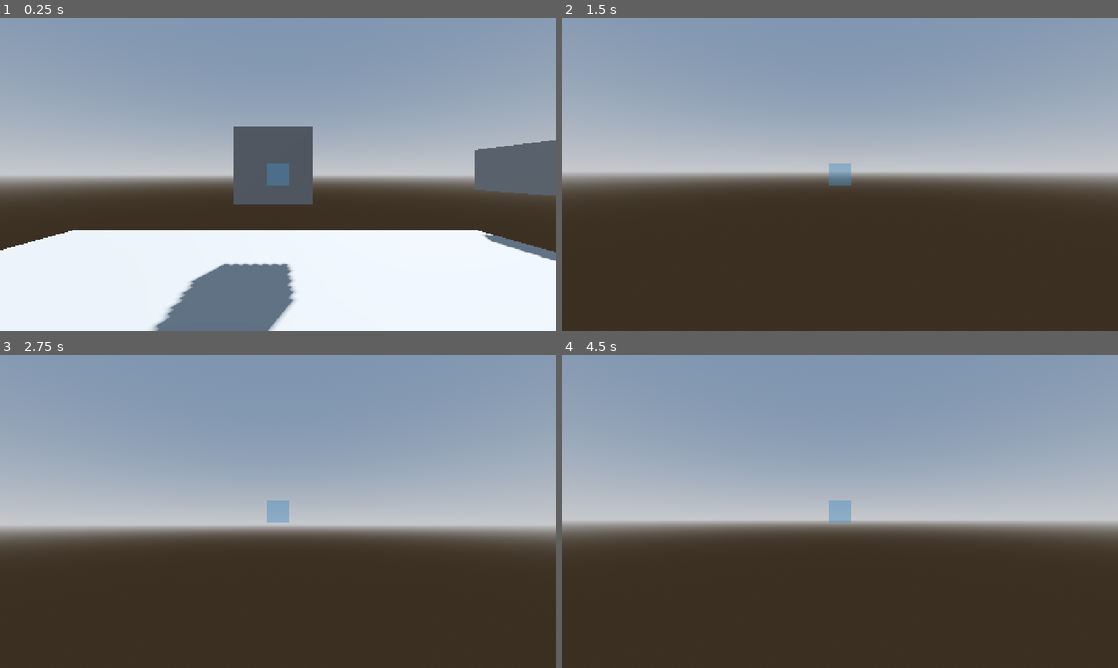
Above: before the commit, frames 1-4 (two rows, left to right).
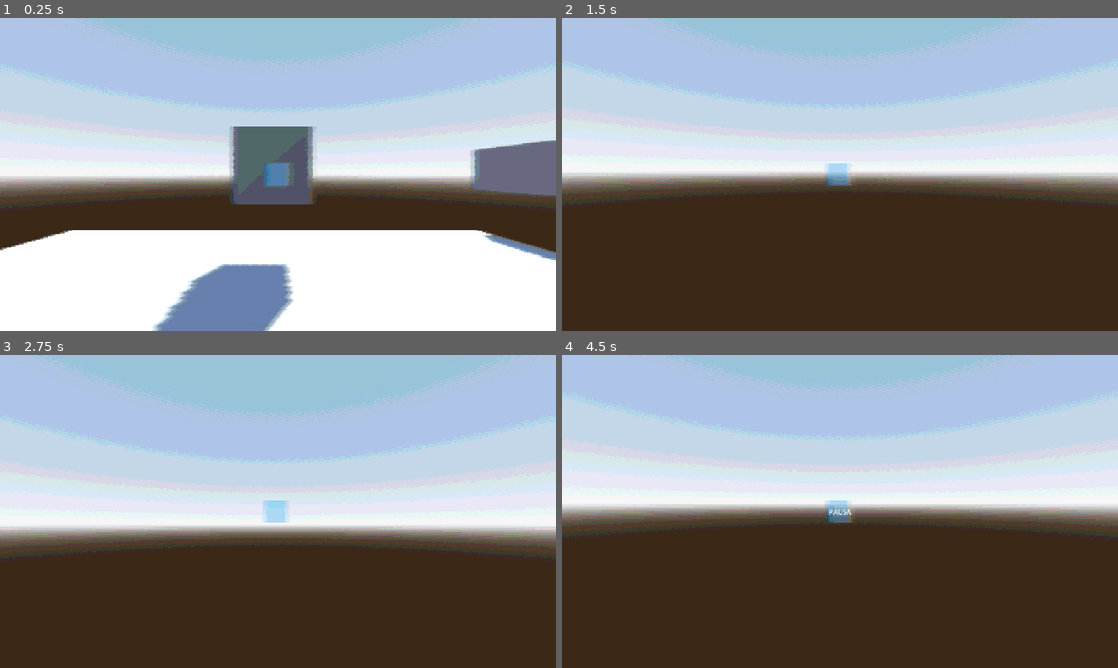
Above: after the commit, the same moments.

Repository: eddndev/promesa-de-porcelana
Game: Godot game, scene res://scenes/main.tscn
The game is run twice, just before and just after one commit, with the same random seed, the same clock (stepped at 60 frames per second) and the same inputs.
Inputs (mouse positions are in pixels of both pictures, inside the frame that each line leads up to):
- Up to frame 1 (0.25 s): no input
- Up to frame 2 (1.5 s): move the mouse to (867, 174) at 0.52 s; hold Space (saltar) 0.53-1.28 s; hold W (adelante) from 0.53 s (still down); move the mouse to (812, 174) at 1.27 s; tap Shift (sigilo) at 1.35 s
- Up to frame 3 (2.75 s): keep holding W (adelante); tap Space (saltar) at 1.52, 1.55, 1.82 s; move the mouse to (289, 505) at 2.02 s; hold Space (saltar) from 2.03 s (still down)
- Up to frame 4 (4.5 s): keep holding W (adelante); move the mouse to (834, 517) at 2.77 s; release Space (saltar) at 2.78 s; tap Shift (sigilo) at 2.85, 4.35 s; tap Space (saltar) at 3.02, 3.05, 3.32 s; move the mouse to (878, 514) at 3.52 s; hold Space (saltar) 3.53-4.28 s; tap Escape (esc, bound only after the commit) at 4.15 s; move the mouse to (795, 508) at 4.27 s

The runs differ from the first frame. In frame 1, 54% of the frame differs, in the area x 0-100%, y 0-100%; in frame 2, 52%; in frame 3, 57%; in frame 4, 59%, in the area x 0-100%, y 0-63%.

Commit message:
Gui+Player fixes+PS1 Shader

Diff:
--- /dev/null
+++ b/main/main_menu.tscn
@@ -0,0 +1,66 @@
+[gd_scene format=3 uid="uid://detcb007d5yj7"]
+
+[ext_resource type="PackedScene" uid="uid://0l2wqfc2mj2u" path="res://scenes/world_config.tscn" id="1_4l7av"]
+[ext_resource type="Script" uid="uid://desvm5mhxxkmx" path="res://scripts/ui/Main_menu.gd" id="1_dhah8"]
+
+[sub_resource type="Theme" id="Theme_4l7av"]
+default_font_size = 48
+
+[node name="MainMenu" type="Node3D" unique_id=1620808465]
+
+[node name="Control" type="Control" parent="." unique_id=453260236]
+layout_mode = 3
+anchors_preset = 15
+anchor_right = 1.0
+anchor_bottom = 1.0
+grow_horizontal = 2
+grow_vertical = 2
+script = ExtResource("1_dhah8")
+
+[node name="Title" type="Label" parent="Control" unique_id=1825160653]
+layout_mode = 1
+offset_right = 422.0
+offset_bottom = 179.0
+theme_override_font_sizes/font_size = 64
+text = "MIERCOLES DE
+CENIZA"
+horizontal_alignment = 1
+
+[node name="VBoxContainer" type="VBoxContainer" parent="Control" unique_id=1899402874]
+layout_mode = 1
+anchors_preset = 4
+anchor_top = 0.5
+anchor_bottom = 0.5
+offset_top = -171.0
+offset_right = 400.0
+offset_bottom = 220.0
+grow_vertical = 2
+theme = SubResource("Theme_4l7av")
+alignment = 1
+
+[node name="New" type="Button" parent="Control/VBoxContainer" unique_id=1316375551]
+layout_mode = 2
+theme_override_font_sizes/font_size = 48
+text = "new game"
+
+[node name="Continue" type="Button" parent="Control/VBoxContainer" unique_id=1792706734]
+layout_mode = 2
+text = "continue"
+
+[node name="Options" type="Button" parent="Control/VBoxContainer" unique_id=1597434005]
+layout_mode = 2
+text = "options"
+
+[node name="Credits" type="Button" parent="Control/VBoxContainer" unique_id=676902588]
+layout_mode = 2
+text = "credits"
+
+[node name="Exit" type="Button" parent="Control/VBoxContainer" unique_id=2144745905]
+layout_mode = 2
+text = "exit"
+
+[node name="Camera3D" type="Camera3D" parent="." unique_id=1418402535]
+
+[node name="WorldConfig" parent="." unique_id=1620453813 instance=ExtResource("1_4l7av")]
+
+[connection signal="pressed" from="Control/VBoxContainer/Exit" to="Control" method="_on_exit_pressed"]
--- /dev/null
+++ b/main/ps1_filter.tscn
@@ -0,0 +1,25 @@
+[gd_scene format=3 uid="uid://cgjnulrqy83ms"]
+
+[ext_resource type="Shader" uid="uid://bxmuw8dcvwu62" path="res://test/PS1.gdshader" id="1_viiww"]
+
+[sub_resource type="ShaderMaterial" id="ShaderMaterial_1k5ow"]
+shader = ExtResource("1_viiww")
+shader_parameter/color_levels = 14.0
+shader_parameter/chromatic_aberration = 0.008
+shader_parameter/blur_amount = 1.0
+shader_parameter/brightness = 1.2
+shader_parameter/saturation = 1.0
+shader_parameter/color_offset_multiplier = 0.0
+shader_parameter/black_offset_multiplier = 0.1
+shader_parameter/color_offset = 0.005
+
+[node name="Ps1Filter" type="CanvasLayer" unique_id=210368560]
+layer = 2
+
+[node name="ColorRect" type="ColorRect" parent="." unique_id=808279634]
+material = SubResource("ShaderMaterial_1k5ow")
+anchors_preset = 15
+anchor_right = 1.0
+anchor_bottom = 1.0
+grow_horizontal = 2
+grow_vertical = 2
--- a/project.godot
+++ b/project.godot
@@ -61,3 +61,8 @@
 "events": [Object(InputEventKey,"resource_local_to_scene":false,"resource_name":"","device":-1,"window_id":0,"alt_press …(195 unchanged characters)…
 ]
 }
+esc={
+"deadzone": 0.2,
+"events": [Object(InputEventKey,"resource_local_to_scene":false,"resource_name":"","device":-1,"window_id":0,"alt_pressed":false,"shift_pressed":false,"ctrl_pressed":false,"meta_pressed":false,"pressed":false,"keycode":0,"physical_keycode":4194305,"key_label":0,"unicode":0,"location":0,"echo":false,"script":null)
+]
+}
--- a/scenes/characters/filberto_player.tscn
+++ b/scenes/characters/filberto_player.tscn
@@ -3,6 +3,8 @@
 [ext_resource type="Script" uid="uid://bglrlmi85br73" path="res://scripts/characters/filberto_player.gd" id="1_mqxfg"]
 [ext_resource type="Script" uid="uid://cqka38cnmi4e3" path="res://scripts/camera.gd" id="2_v0811"]
 [ext_resource type="PackedScene" uid="uid://bctoa7dqfitco" path="res://scenes/ui/gui.tscn" id="3_ljha4"]
+[ext_resource type="PackedScene" uid="uid://ibjptum4b3jm" path="res://scenes/ui/pause.tscn" id="4_s48gs"]
+[ext_resource type="PackedScene" uid="uid://cgjnulrqy83ms" path="res://main/ps1_filter.tscn" id="5_kiqjc"]
 
 [sub_resource type="CapsuleMesh" id="CapsuleMesh_w632o"]
 
@@ -25,3 +27,13 @@
 target_position = Vector3(0, 0, -2.5)
 
 [node name="Gui" parent="." unique_id=944925683 instance=ExtResource("3_ljha4")]
+
+[node name="Pause" parent="." unique_id=2050203930 instance=ExtResource("4_s48gs")]
+
+[node name="Coyote" type="Timer" parent="." unique_id=799927664]
+wait_time = 0.05
+one_shot = true
+
+[node name="Ps1Filter" parent="." unique_id=210368560 instance=ExtResource("5_kiqjc")]
+
+[connection signal="timeout" from="Coyote" to="." method="_on_coyote_timeout"]
--- a/scenes/main.tscn
+++ b/scenes/main.tscn
@@ -2,20 +2,7 @@
 
 [ext_resource type="Script" uid="uid://cbip18dv88h40" path="res://scripts/main.gd" id="1_main_script"]
 [ext_resource type="PackedScene" uid="uid://nsujq4k11b42" path="res://scenes/characters/filberto_player.tscn" id="2_0wfyh"]
-
-[sub_resource type="ProceduralSkyMaterial" id="ProceduralSkyMaterial_1"]
-sky_top_color = Color(0.384314, 0.454902, 0.54902, 1)
-sky_horizon_color = Color(0.64625, 0.65575, 0.67075, 1)
-ground_horizon_color = Color(0.64625, 0.65575, 0.67075, 1)
-
-[sub_resource type="Sky" id="Sky_1"]
-sky_material = SubResource("ProceduralSkyMaterial_1")
-
-[sub_resource type="Environment" id="Environment_1"]
-background_mode = 2
-sky = SubResource("Sky_1")
-tonemap_mode = 2
-glow_enabled = true
+[ext_resource type="PackedScene" uid="uid://0l2wqfc2mj2u" path="res://scenes/world_config.tscn" id="3_sugp2"]
 
 [sub_resource type="BoxMesh" id="BoxMesh_0wfyh"]
 
@@ -24,13 +11,6 @@
 
 [node name="Main" type="Node3D" unique_id=395749443]
 script = ExtResource("1_main_script")
-
-[node name="WorldEnvironment" type="WorldEnvironment" parent="." unique_id=1488438021]
-environment = SubResource("Environment_1")
-
-[node name="DirectionalLight3D" type="DirectionalLight3D" parent="." unique_id=2034997232]
-transform = Transform3D(-0.866025, -0.433013, 0.25, 0, 0.5, 0.866025, -0.5, 0.75, -0.433013, 0, 0, 0)
-shadow_enabled = true
 
 [node name="FilbertoPlayer" parent="." unique_id=192192731 instance=ExtResource("2_0wfyh")]
 transform = Transform3D(1, 0, 0, 0, 1, 0, 0, 0, 1, 0.066977024, 1.4599427, 0.107843116)
@@ -57,3 +37,15 @@
 [node name="Box" type="CSGBox3D" parent="StaticBody3D2" unique_id=208327235]
 use_collision = true
 size = Vector3(10, 1, 10)
+
+[node name="StaticBody3D3" type="StaticBody3D" parent="." unique_id=2033234028]
+transform = Transform3D(1, 0, 0, 0, 1, 0, 0, 0, 1, 0, 4, 10)
+
+[node name="CollisionShape3D" type="CollisionShape3D" parent="StaticBody3D3" unique_id=1009747795]
+shape = SubResource("BoxShape3D_0wfyh")
+
+[node name="Box" type="CSGBox3D" parent="StaticBody3D3" unique_id=2062928745]
+use_collision = true
+size = Vector3(10, 1, 10)
+
+[node name="WorldConfig" parent="." unique_id=1620453813 instance=ExtResource("3_sugp2")]
--- /dev/null
+++ b/scenes/ui/pause.tscn
@@ -0,0 +1,31 @@
+[gd_scene format=3 uid="uid://ibjptum4b3jm"]
+
+[ext_resource type="Script" uid="uid://h8i0peg48nxk" path="res://scripts/pause.gd" id="1_xld5c"]
+
+[node name="Pause" type="CanvasLayer" unique_id=2050203930]
+process_mode = 3
+layer = 3
+script = ExtResource("1_xld5c")
+
+[node name="Control" type="Control" parent="." unique_id=997719527]
+layout_mode = 3
+anchors_preset = 15
+anchor_right = 1.0
+anchor_bottom = 1.0
+grow_horizontal = 2
+grow_vertical = 2
+
+[node name="Label" type="Label" parent="Control" unique_id=735610940]
+layout_mode = 1
+anchors_preset = 8
+anchor_left = 0.5
+anchor_top = 0.5
+anchor_right = 0.5
+anchor_bottom = 0.5
+offset_left = -20.0
+offset_top = -11.5
+offset_right = 20.0
+offset_bottom = 11.5
+grow_horizontal = 2
+grow_vertical = 2
+text = "PAUSA"
--- /dev/null
+++ b/scenes/world_config.tscn
@@ -0,0 +1,24 @@
+[gd_scene format=3 uid="uid://0l2wqfc2mj2u"]
+
+[sub_resource type="ProceduralSkyMaterial" id="ProceduralSkyMaterial_1"]
+sky_top_color = Color(0.384314, 0.454902, 0.54902, 1)
+sky_horizon_color = Color(0.64625, 0.65575, 0.67075, 1)
+ground_horizon_color = Color(0.64625, 0.65575, 0.67075, 1)
+
+[sub_resource type="Sky" id="Sky_1"]
+sky_material = SubResource("ProceduralSkyMaterial_1")
+
+[sub_resource type="Environment" id="Environment_1"]
+background_mode = 2
+sky = SubResource("Sky_1")
+tonemap_mode = 2
+glow_enabled = true
+
+[node name="WorldConfig" type="Node" unique_id=1620453813]
+
+[node name="WorldEnvironment" type="WorldEnvironment" parent="." unique_id=1550588799]
+environment = SubResource("Environment_1")
+
+[node name="DirectionalLight3D" type="DirectionalLight3D" parent="." unique_id=1341619853]
+transform = Transform3D(-0.8660253, -0.4330129, 0.2500001, 0, 0.49999994, 0.86602545, -0.50000024, 0.74999994, -0.43301257, 0, 0, 0)
+shadow_enabled = true
--- a/scripts/camera.gd
+++ b/scripts/camera.gd
@@ -4,10 +4,25 @@
 
 @export var mouse_sensibility : float = 0.005
 
+# Objetos
+
+@onready var raycast : RayCast3D = $RayCast3D
+
 # Funciones
+
+func interact() -> void:
+	# Aqui se programara el comportamiendo de un raycast para interactuar con objetos
+	if raycast.is_colliding():
+		var object = raycast.get_collider()
+		# if object is interactuar:
+		print(object.name)
 
 func _ready() -> void:
 	Input.mouse_mode = Input.MOUSE_MODE_CAPTURED # Aqui se pone para que desaparezca el puntero
+
+func _process(_delta: float) -> void:
+	#interact()
+	pass
 
 func _input(event: InputEvent) -> void:
 	if event is InputEventMouseMotion:
--- a/scripts/characters/filberto_player.gd
+++ b/scripts/characters/filberto_player.gd
@@ -2,13 +2,21 @@
 
 # Variables de movimiento
 
+@export_category("Movimiento")
 @export var speed : float = 425.0
-@export var gravity : float = 85.0
-@export var jump_force : float = 1200.0
+@export var gravity : float = 84.0
+@export var jump_force : float = 1250.0
+
+# Variables
+
+@export_category("Fixes")
+@export var coyote_time : float = .02
+var can_jump : bool = false
 
 # Nodos
 
 @onready var camera : Camera3D = $Camera3D
+@onready var coyote : Timer = $Coyote
 
 # Funciones
 
@@ -32,17 +40,21 @@
 	move_and_slide()
 
 func jump(delta : float) -> void: # Funcion de salto
-	if Input.is_action_pressed("saltar") and is_on_floor():
-		velocity.y += jump_force * delta
+	if is_on_floor(): can_jump = true # Permitir salto
+	elif !is_on_floor() and can_jump:
+		coyote.start(coyote_time)
+	if Input.is_action_pressed("saltar") and can_jump:
+		can_jump = false
+		velocity.y = jump_force * delta
 
 func _process(delta : float) -> void:
 	move_crtl(delta)
 	jump(delta)
 
-func _input(event: InputEvent) -> void:
+func _input(_event: InputEvent) -> void:
 	# Cuando ya no se presiona espacio se divide la velocidad para regular el salto
 	if Input.is_action_just_released("saltar") and velocity.y > 0:
-		velocity.y /= 10
+		velocity.y /= 5
 	# Para ir mas lento
 
 
@@ -57,3 +69,7 @@
 exite otra funcion que es _physics_process(delta) que siempre seran 60 fps (configurable)
 
 """
+
+
+func _on_coyote_timeout() -> void:
+	can_jump = false
--- /dev/null
+++ b/scripts/pause.gd
@@ -0,0 +1,14 @@
+extends CanvasLayer
+
+# Funciones
+
+func _ready() -> void:
+	layer = -2 # Para que las demas capas no interfieran con esta
+	hide()
+
+func _input(_event: InputEvent) -> void:
+	if Input.is_action_just_pressed("esc"):
+		get_tree().paused = not get_tree().paused # Pausar el juego
+		match get_tree().paused: # Definir mostrar/ocultar el menu
+			true: show(); layer = 3; Input.mouse_mode = Input.MOUSE_MODE_VISIBLE
+			false: hide(); layer = -3; Input.mouse_mode = Input.MOUSE_MODE_CAPTURED
--- /dev/null
+++ b/scripts/ui/Main_menu.gd
@@ -0,0 +1,5 @@
+extends Control
+
+
+func _on_exit_pressed() -> void:
+	get_tree().quit()
--- /dev/null
+++ b/test/PS1.gdshader
@@ -0,0 +1,70 @@
+shader_type canvas_item;
+
+uniform sampler2D SCREEN_TEXTURE : hint_screen_texture, filter_linear_mipmap;
+
+// --- UPDATED AESTHETIC PARAMETERS ---
+uniform float color_levels : hint_range(2.0, 128.0) = 14.0;
+uniform float chromatic_aberration : hint_range(0.0, 0.2) = 0.008;
+uniform float blur_amount : hint_range(0.0, 5.0) = 1.0;
+uniform float brightness : hint_range(0.5, 3.0) = 1.2;
+uniform float saturation : hint_range(1.0, 5.0) = 1.0;
+
+// --- UPDATED GLITCH PARAMETERS ---
+uniform float color_offset_multiplier: hint_range(0.0, 0.2) = 0.004;
+uniform float black_offset_multiplier: hint_range(0.0, 0.5) = 0.1;
+uniform float color_offset: hint_range(-0.1, 0.1) = 0.005;
+
+// Noise function
+float noise(vec2 uv, float offset) {
+	return (fract(sin(dot(uv * offset, vec2(12.9898, 78.233))) * 43758.5453) - 0.5) * 2.0;
+}
+
+vec3 rgb_to_yuv(vec3 rgb) {
+	const mat3 RGB_TO_YUV = mat3(vec3(0.299, 0.587, 0.114), vec3(-0.14713, -0.28886, 0.436), vec3(.615, -0.51499, -0.10001));
+	return rgb * RGB_TO_YUV;
+}
+
+vec3 yuv_to_rgb(vec3 yuv) {
+	const mat3 YUV_TO_RGB = mat3(vec3(1.0, 0.0, 1.13983), vec3(1.0, -0.39465, -0.58060), vec3(1.0, 2.03211, 0.0));
+	return clamp(yuv * YUV_TO_RGB, vec3(0.0), vec3(1.0));
+}
+
+void fragment() {
+	vec2 uv = SCREEN_UV;
+
+	// 1. MOVEMENT LOGIC
+	float line_logic = uv.y * 487.0;
+	vec2 noise_coord = vec2(floor(line_logic), fract(line_logic));
+
+	float x_offset = color_offset + noise(noise_coord, TIME) * color_offset_multiplier;
+	float black_offset = noise(noise_coord, TIME + 65.0) * (black_offset_multiplier * 0.01);
+
+	// 2. SAMPLING
+	vec3 col;
+	col.r = texture(SCREEN_TEXTURE, uv + vec2(chromatic_aberration + black_offset, 0.0)).r;
+	col.g = texture(SCREEN_TEXTURE, uv + vec2(black_offset, 0.0)).g;
+	col.b = texture(SCREEN_TEXTURE, uv - vec2(chromatic_aberration - black_offset, 0.0)).b;
+
+	// 3. YUV CHROMATIC SHIFT
+	vec4 color_shifted = textureLod(SCREEN_TEXTURE, uv + vec2(x_offset, 0.0), blur_amount * 0.25);
+	vec3 yuv_base = rgb_to_yuv(col);
+	vec3 yuv_chroma = rgb_to_yuv(color_shifted.rgb);
+
+	col = yuv_to_rgb(vec3(yuv_base.x, yuv_chroma.yz));
+
+	// 4. POST-PROCESSING EFFECTS
+	float luma = dot(col, vec3(0.299, 0.587, 0.114));
+	col = mix(vec3(luma), col, saturation);
+	col *= brightness;
+
+	// Posterization
+	col.rgb = floor(col.rgb * color_levels + 0.3) / color_levels;
+
+	// --- VIGNETTE REMOVED ---
+
+	// Final pushed contrast
+	col = clamp(col, 0.0, 1.0);
+	col = mix(col, col * col * (3.0 - 2.0 * col), 0.6);
+
+	COLOR = vec4(col, 1.0);
+}
Not shown, added: scripts/pause.gd.uid
Not shown, added: scripts/ui/Main_menu.gd.uid
Not shown, added: test/PS1.gdshader.uid
